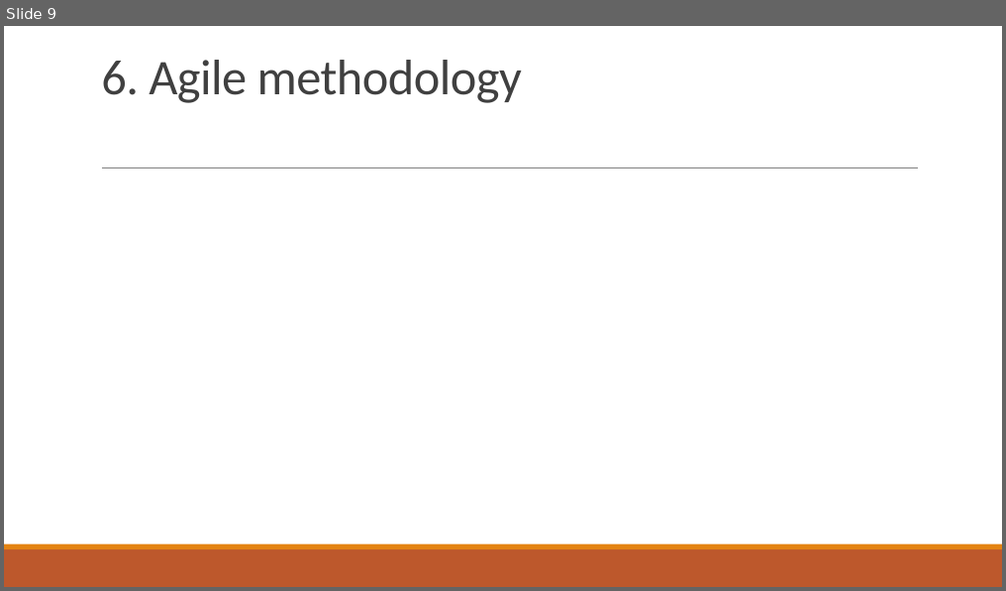
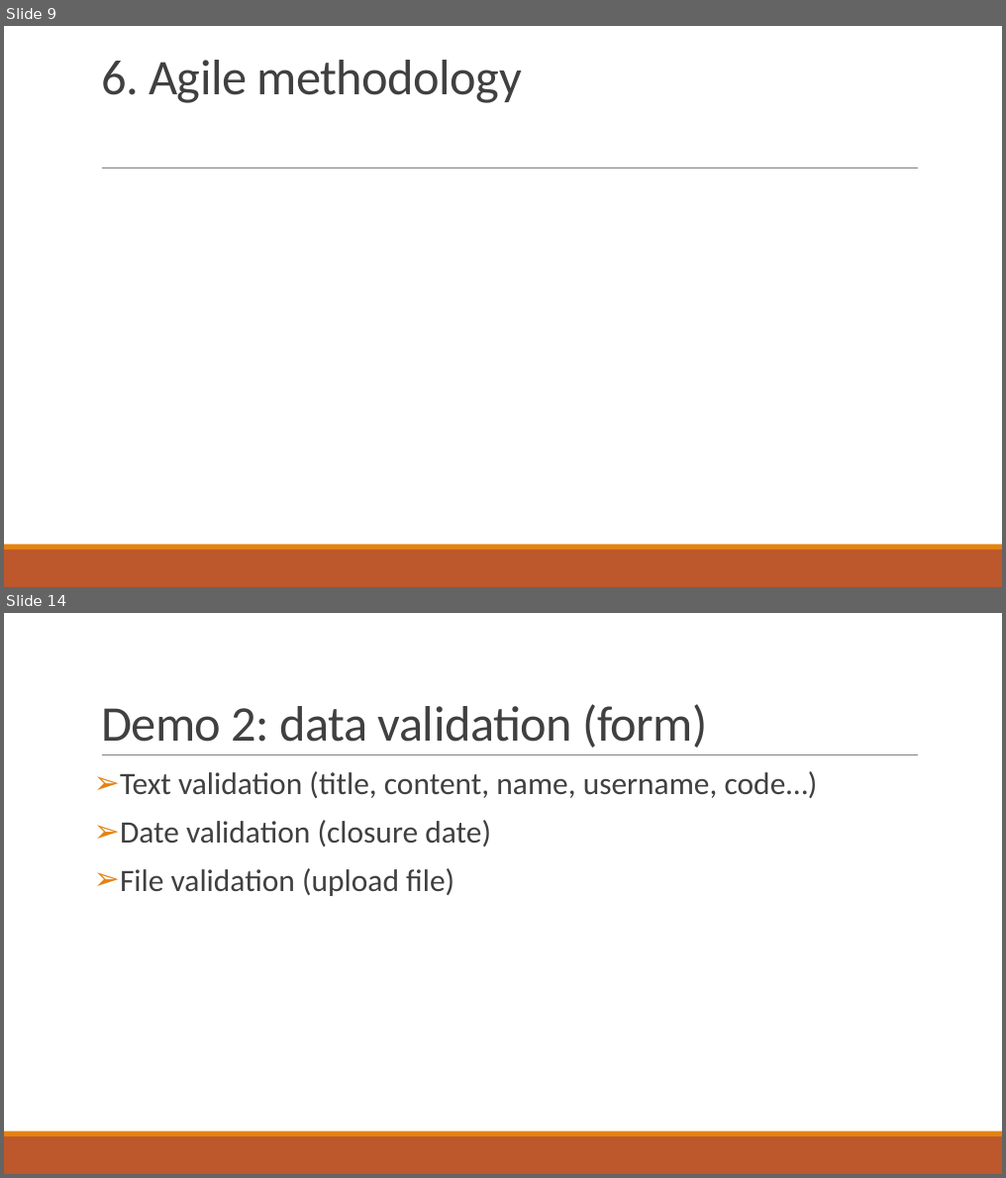
Before and after one commit to kaka-develop/ec-management, a slide deck: documents/Presentation.pptx. Shown one above the other, each under a label of ours: slide 9 before the commit, slides 9 and 14 after it; the slides between them are not shown. The pictures are 1006x591 and 1006x1178 pixels, drawn with LibreOffice and Linux fonts; fonts in the diff are those of the drawing. Boxes give left, top, right and bottom in pixels: in the first picture for what was removed or moved away, otherwise in the second. Text is boxed around its words. In the diff, an @@ line names an element or a change of style, - is before the commit and + after.

Commit message:
add Demo plan (1,2,3,4,5) for presentation

```diff
--- a/documents/Presentation.pptx
+++ b/documents/Presentation.pptx
@@ slide 14 added at (x1=4, y1=613, x2=1002, y2=1174), background #FFFFFF; not listed: 3 template elements that a slide beside it also shows @@
@@ title added at (x1=101, y1=704, x2=708, y2=748), 48 pt, text #404040 @@
+Demo 2: data validation (form)
@@ text added at (x1=120, y1=771, x2=818, y2=896), 30 pt, text #404040 @@
+➢ Text validation (title, content, name, username, code…)
+➢ Date validation (closure date)
+➢ File validation (upload file)
```
Also in this commit, not shown: 2 slides changed, 7 other slides added, 1 slide removed, 5 other files.
